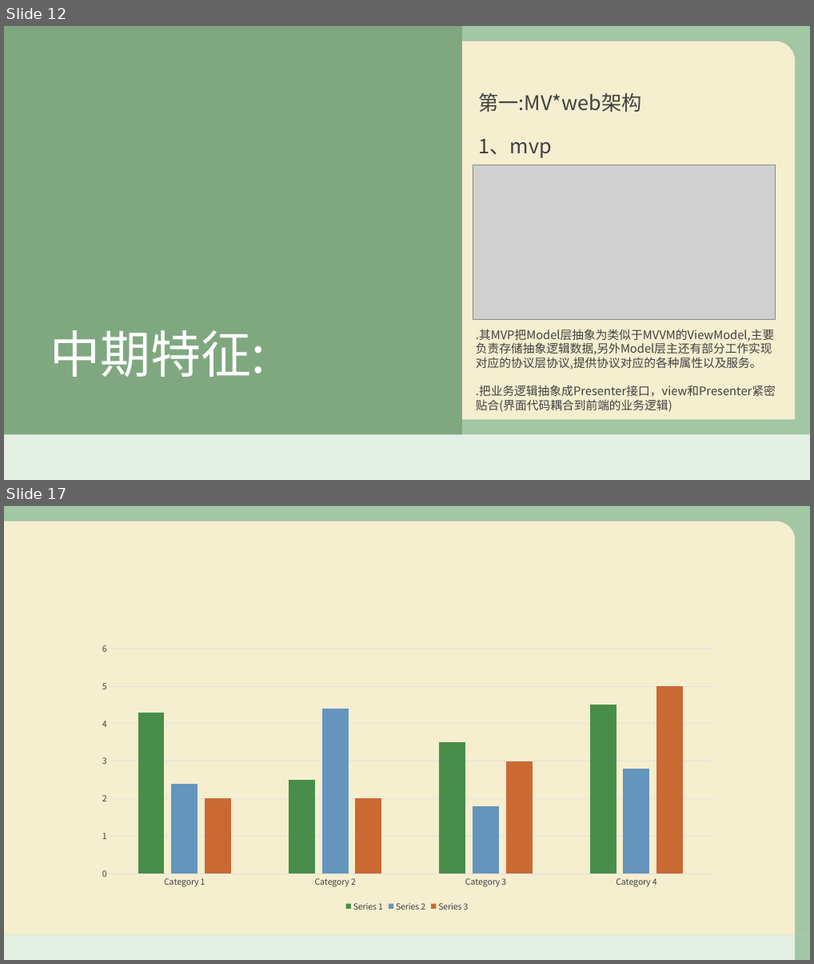
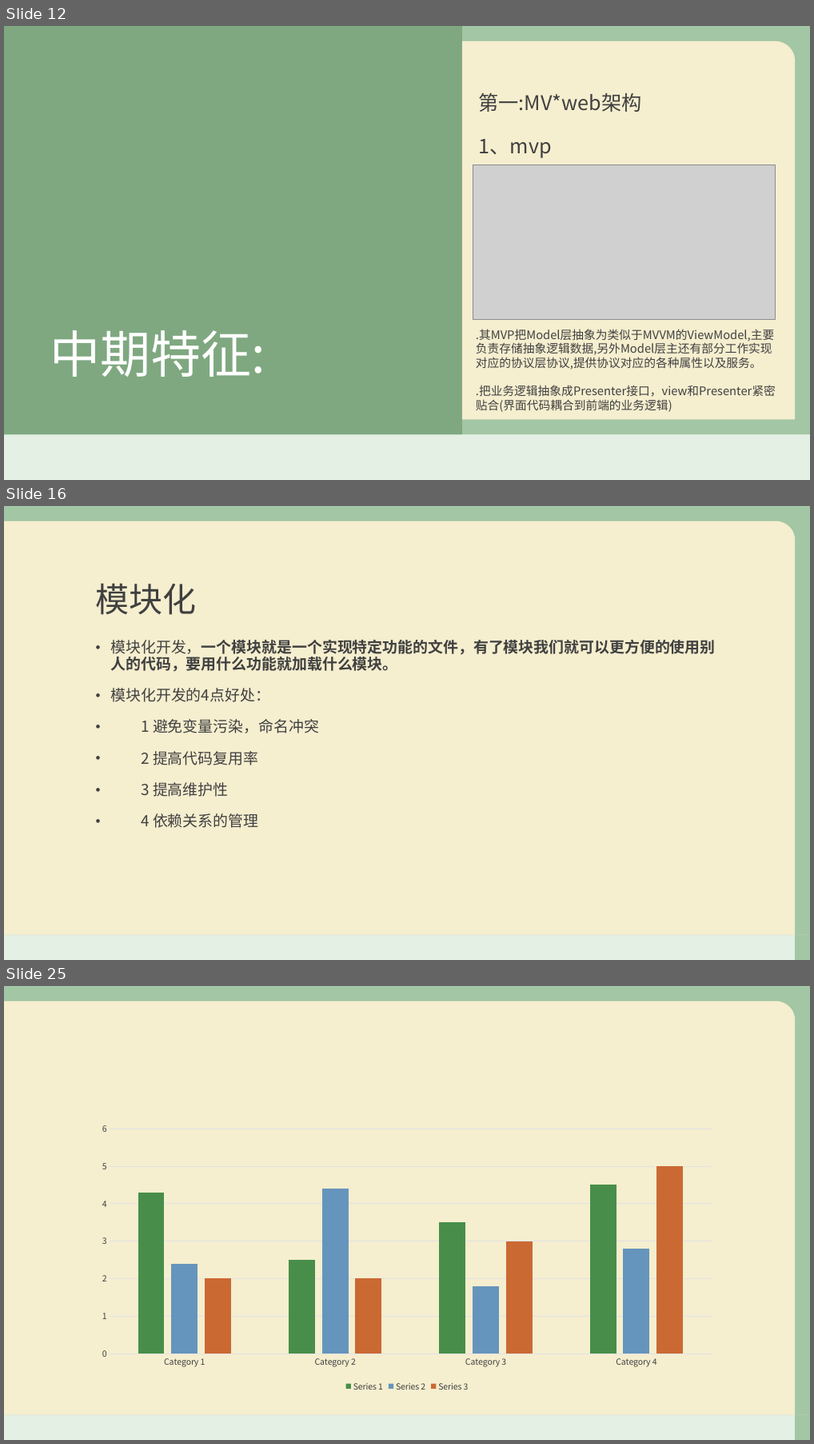
Before and after one commit to duoduoObama/web, a slide deck: 溯源前端赏析.pptx. Shown one above the other, each under a label of ours: slides 12 and 17 before the commit, slides 12, 16 and 25 after it; the slides between them are not shown. The pictures are 814x964 and 814x1444 pixels, drawn with LibreOffice and Linux fonts; fonts in the diff are those of the drawing; grey boxes stand for pictures; background and template pictures are left out. Boxes give left, top, right and bottom in pixels: in the first picture for what was removed or moved away, otherwise in the second. Text is boxed around its words. In the diff, an @@ line names an element or a change of style, - is before the commit and + after.

```diff
--- a/溯源前端赏析.pptx
+++ b/溯源前端赏析.pptx
@@ slide 16 added at box(4, 506, 810, 960), background picture (left out); not listed: 4 template elements that a slide beside it also shows @@
@@ title added at box(96, 583, 197, 615), 40 pt, text #404040 @@
+模块化
@@ text added at box(110, 640, 715, 828), 18 pt, text #404040, bold @@
+• 模块化开发，一个模块就是一个实现特定功能的文件，有了模块我们就可以更方便的使用别人的代码，要用什么功能就加载什么模块。
+• 模块化开发的4点好处：
+• 1 避免变量污染，命名冲突
+• 2 提高代码复用率
+• 3 提高维护性
+• 4 依赖关系的管理
@@ what was slide 17 is now slide 25 @@
```
Also in this commit, not shown: 2 slides changed, 10 other slides added, 3 slides removed, 1 other file.
